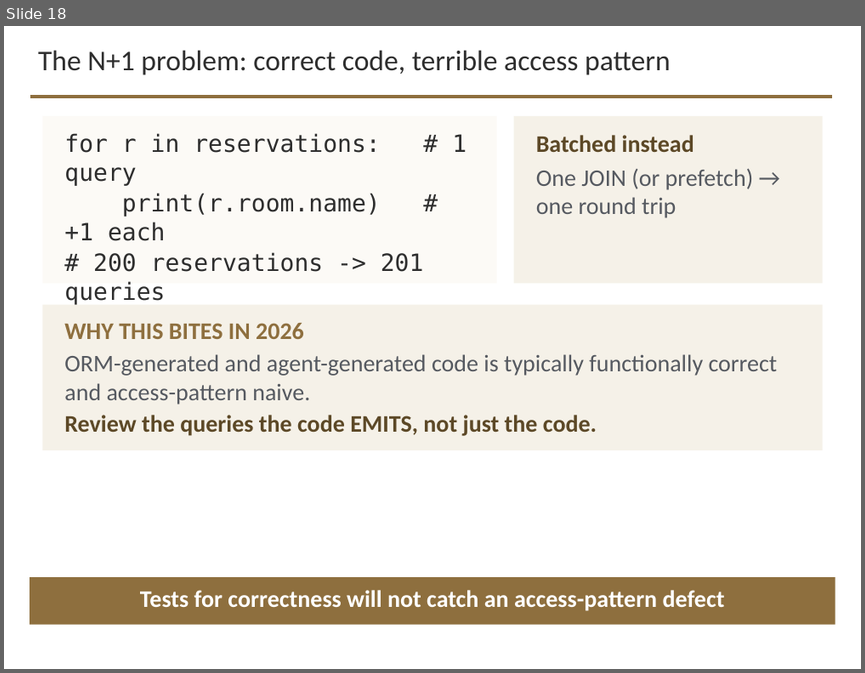
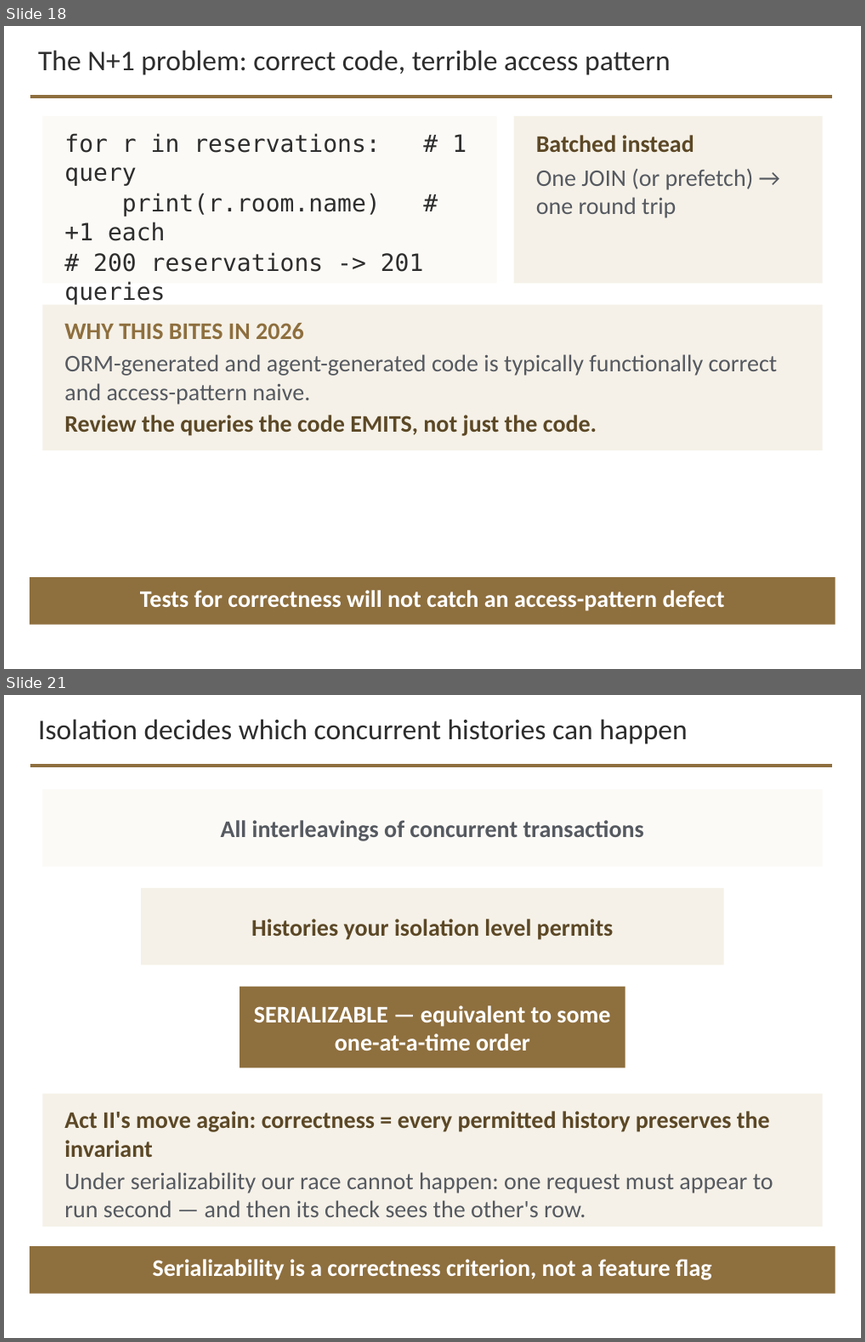
Before and after one commit to davisjam/model-based-agentic-software-engineering, a slide deck: course/lectures/act-3-software-in-the-world/02-compute-environments-and-data-management/3-2-Data-Management.pptx. Shown one above the other, each under a label of ours: slide 18 before the commit, slides 18 and 21 after it; the slides between them are not shown. The pictures are 865x673 and 865x1342 pixels, drawn with LibreOffice and Linux fonts; fonts in the diff are those of the drawing; background and template pictures are left out. Boxes give left, top, right and bottom in pixels: in the first picture for what was removed or moved away, otherwise in the second. Text is boxed around its words. In the diff, an @@ line names an element or a change of style, - is before the commit and + after.

```diff
--- a/course/lectures/act-3-software-in-the-world/02-compute-environments-and-data-management/3-2-Data-Management.pptx
+++ b/course/lectures/act-3-software-in-the-world/02-compute-environments-and-data-management/3-2-Data-Management.pptx
@@ slide 21 added at (x1=4, y1=695, x2=861, y2=1338), background #FFFFFF; not listed: 1 template element that a slide beside it also shows @@
@@ text added at (x1=38, y1=719, x2=687, y2=744), 24 pt, text #2D2D2D @@
+Isolation decides which concurrent histories can happen
@@ rectangle added at (x1=42, y1=789, x2=823, y2=867), fill #FCFAF6, 20 pt, text #555960, bold @@
+All interleavings of concurrent transactions
@@ rectangle added at (x1=141, y1=888, x2=724, y2=965), fill #F5F1E8, 20 pt, text #5C4826, bold @@
+Histories your isolation level permits
@@ rectangle added at (x1=239, y1=987, x2=625, y2=1067), fill #8E6F3E, 20 pt, text #FFFFFF, bold @@
+SERIALIZABLE — equivalent to some one-at-a-time order
@@ rectangle added at (x1=42, y1=1094, x2=823, y2=1226), fill #F5F1E8 @@
@@ text added at (x1=64, y1=1111, x2=773, y2=1217), 20 pt, text #555960 @@
+Act II's move again: correctness = every permitted history preserves the invariant
+Under serializability our race cannot happen: one request must appear to run second — and then its check sees the other's row.
@@ rectangle added at (x1=30, y1=1246, x2=835, y2=1293), fill #8E6F3E @@
@@ text added at (x1=153, y1=1259, x2=712, y2=1280), 20 pt, text #FFFFFF, bold @@
+Serializability is a correctness criterion, not a feature flag
```
Also in this commit, not shown: 5 other slides added.
